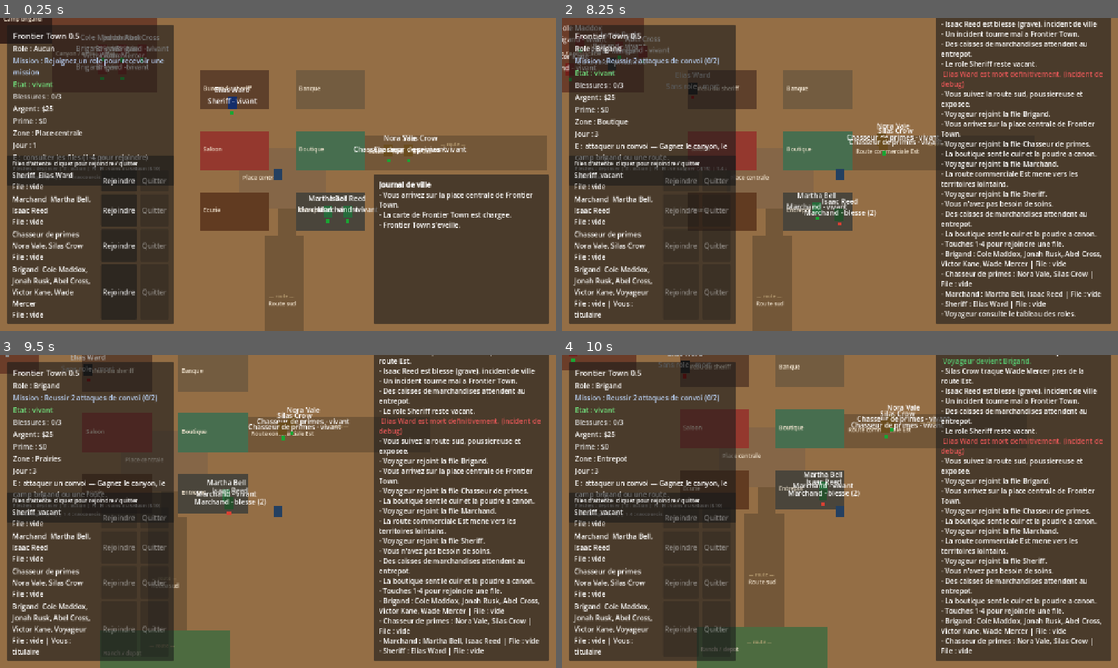
Above: before the commit, frames 1-4 (two rows, left to right).
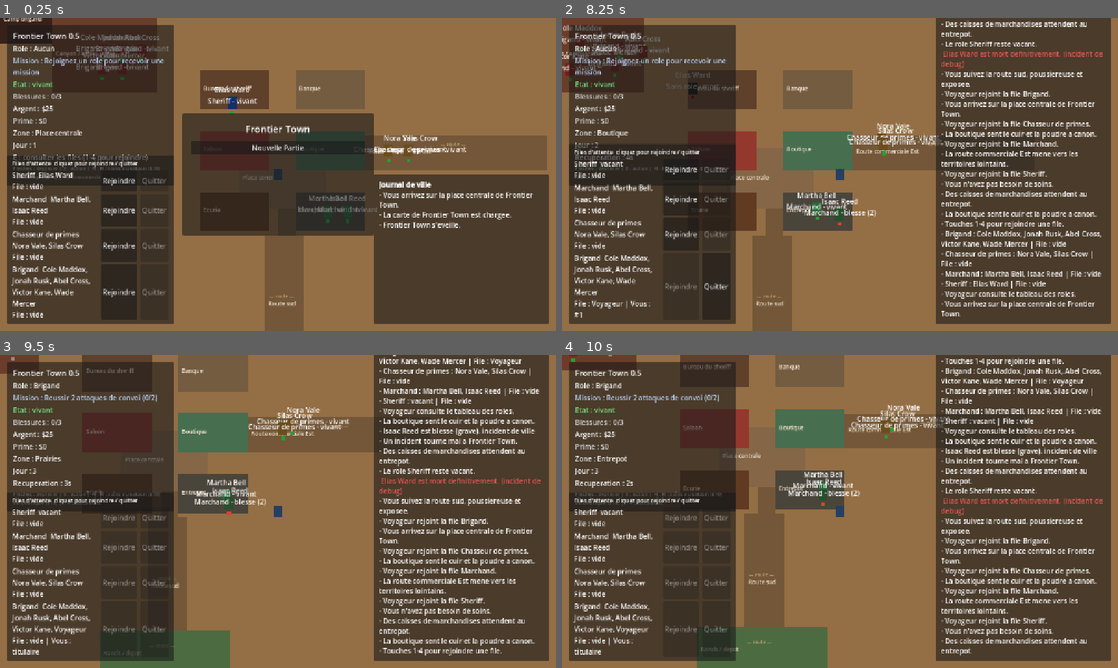
Above: after the commit, the same moments.

Repository: alexbasset8-source/western-project
Game: Godot game, scene res://scenes/Main.tscn
The game is run twice, just before and just after one commit, with the same random seed, the same clock (stepped at 60 frames per second) and the same inputs.
Inputs (mouse positions are in pixels of both pictures, inside the frame that each line leads up to):
- Up to frame 1 (0.25 s): no input
- Up to frame 2 (8.25 s): click (840, 146) at 0.5 s, where only the run after the commit has a clickable "Nouvelle Partie"; tap Enter at 1.25 s; hold Right (ui_right) 1.28-2.03 s; tap E at 1.35, 8.1 s; hold Down (ui_down) 2.03-2.78 s; tap R at 2.1 s; hold Right (ui_right) 2.78-3.53 s; tap H at 2.85 s; hold Up (ui_up) 3.53-4.28 s; tap 1 at 3.6 s; hold Left (ui_left) 4.28-5.78 s; tap 2 at 4.35 s; tap 3 at 5.1 s; hold Down (ui_down) 5.78-6.53 s; tap 4 at 5.85 s; hold Right (ui_right) 6.53-7.28 s; tap K at 6.6 s; hold Up (ui_up) 7.28-8.03 s; tap L at 7.35 s; hold Right (ui_right) from 8.03 s (still down)
- Up to frame 3 (9.5 s): release Right (ui_right) at 8.78 s; hold Down (ui_down) from 8.78 s (still down); tap R at 8.85 s
- Up to frame 4 (10 s): release Down (ui_down) at 9.53 s; hold Left (ui_left) from 9.53 s (still down); tap H at 9.6 s

The runs differ from the first frame. In frame 1, 13% of the frame differs, in the area x 32-68%, y 30-70%; in frame 2, 14%, in the area x 1-98%, y 0-96%; in frame 3, 9.6%; in frame 4, 9.7%.

Commit message:
BG-002: menu de selection de sauvegarde / BG-003: suppression des cadavres apres 2 jours

Diff:
--- a/scenes/Main.tscn
+++ b/scenes/Main.tscn
@@ -1,14 +1,14 @@
-[gd_scene load_steps=4 format=3 uid="uid://frontier_main"]
+[gd_scene format=3 uid="uid://s75qag8ejv1k"]
 
 [ext_resource type="PackedScene" path="res://scenes/World.tscn" id="1_world"]
 [ext_resource type="PackedScene" path="res://scenes/Player.tscn" id="2_player"]
 [ext_resource type="PackedScene" path="res://scenes/UI.tscn" id="3_ui"]
 
-[node name="Main" type="Node2D"]
+[node name="Main" type="Node2D" unique_id=1882078752]
 
-[node name="World" parent="." instance=ExtResource("1_world")]
+[node name="World" parent="." unique_id=1200586196 instance=ExtResource("1_world")]
 
-[node name="Player" parent="." instance=ExtResource("2_player")]
+[node name="Player" parent="." unique_id=248561106 instance=ExtResource("2_player")]
 position = Vector2(700, 660)
 
-[node name="UI" parent="." instance=ExtResource("3_ui")]
+[node name="UI" parent="." unique_id=1135603200 instance=ExtResource("3_ui")]
--- a/scenes/UI.tscn
+++ b/scenes/UI.tscn
@@ -186,3 +186,84 @@
 [node name="RespawnButton" type="Button" parent="Root/DeathPanel/DeathMargin/DeathVBox"]
 layout_mode = 2
 text = "Recommencer"
+
+[node name="StartPanel" type="PanelContainer" parent="Root"]
+visible = false
+layout_mode = 1
+anchors_preset = 8
+anchor_left = 0.5
+anchor_top = 0.5
+anchor_right = 0.5
+anchor_bottom = 0.5
+offset_left = -220.0
+offset_top = -140.0
+offset_right = 220.0
+offset_bottom = 140.0
+
+[node name="StartMargin" type="MarginContainer" parent="Root/StartPanel"]
+layout_mode = 2
+theme_override_constants/margin_left = 20
+theme_override_constants/margin_top = 20
+theme_override_constants/margin_right = 20
+theme_override_constants/margin_bottom = 20
+
+[node name="StartVBox" type="VBoxContainer" parent="Root/StartPanel/StartMargin"]
+layout_mode = 2
+theme_override_constants/separation = 12
+
+[node name="StartTitle" type="Label" parent="Root/StartPanel/StartMargin/StartVBox"]
+layout_mode = 2
+theme_override_font_sizes/font_size = 22
+text = "Frontier Town"
+horizontal_alignment = 1
+
+[node name="ContinueButton" type="Button" parent="Root/StartPanel/StartMargin/StartVBox"]
+layout_mode = 2
+text = "Continuer"
+
+[node name="NewGameButton" type="Button" parent="Root/StartPanel/StartMargin/StartVBox"]
+layout_mode = 2
+text = "Nouvelle Partie"
+
+[node name="ConfirmNewGamePanel" type="PanelContainer" parent="Root"]
+visible = false
+layout_mode = 1
+anchors_preset = 8
+anchor_left = 0.5
+anchor_top = 0.5
+anchor_right = 0.5
+anchor_bottom = 0.5
+offset_left = -220.0
+offset_top = -110.0
+offset_right = 220.0
+offset_bottom = 110.0
+
+[node name="ConfirmMargin" type="MarginContainer" parent="Root/ConfirmNewGamePanel"]
+layout_mode = 2
+theme_override_constants/margin_left = 20
+theme_override_constants/margin_top = 20
+theme_override_constants/margin_right = 20
+theme_override_constants/margin_bottom = 20
+
+[node name="ConfirmVBox" type="VBoxContainer" parent="Root/ConfirmNewGamePanel/ConfirmMargin"]
+layout_mode = 2
+theme_override_constants/separation = 12
+
+[node name="ConfirmLabel" type="Label" parent="Root/ConfirmNewGamePanel/ConfirmMargin/ConfirmVBox"]
+layout_mode = 2
+autowrap_mode = 3
+horizontal_alignment = 1
+text = "Cela ecrasera votre sauvegarde actuelle. Etes-vous sur ?"
+
+[node name="ConfirmButtonsRow" type="HBoxContainer" parent="Root/ConfirmNewGamePanel/ConfirmMargin/ConfirmVBox"]
+layout_mode = 2
+theme_override_constants/separation = 12
+alignment = 1
+
+[node name="CancelButton" type="Button" parent="Root/ConfirmNewGamePanel/ConfirmMargin/ConfirmVBox/ConfirmButtonsRow"]
+layout_mode = 2
+text = "Annuler"
+
+[node name="ConfirmButton" type="Button" parent="Root/ConfirmNewGamePanel/ConfirmMargin/ConfirmVBox/ConfirmButtonsRow"]
+layout_mode = 2
+text = "Confirmer"
--- a/scripts/GameState.gd
+++ b/scripts/GameState.gd
@@ -5,10 +5,20 @@
 signal state_changed
 signal player_died(death_record)
 signal player_respawned(character_name)
+signal new_game_started
+signal character_removed(character_name)
 
 var simulation_paused := false
 
+# Indique si la partie en cours provient d'une sauvegarde chargee au demarrage.
+# Utilise par l'ecran de selection de sauvegarde (BG-002).
+var loaded_from_save := false
+
 const PLAYER_SPAWN := Vector2(700, 660)
+
+# Un "jour" correspond a un tick de simulation (voir EventManager.advance_world_day).
+# Une entite morte disparait de la carte 2 jours apres sa mort (BG-003).
+const DAYS_BEFORE_CORPSE_REMOVAL := 2
 
 var characters = []
 var roles = {}
@@ -29,6 +39,7 @@
 	load_initial_data()
 	if SaveManager.has_save():
 		SaveManager.load_game()
+		loaded_from_save = true
 		add_event("Frontier Town reprend depuis la sauvegarde.")
 	else:
 		characters = _load_json_array("res://data/characters.json")
@@ -54,6 +65,29 @@
 	player_name = trimmed_name
 	characters.append(_build_player_template(player_name))
 	add_event("%s arrive a Frontier Town." % player_name, "player")
+	player_respawned.emit(player_name)
+	state_changed.emit()
+	SaveManager.save_game()
+
+## Efface la sauvegarde existante et demarre une toute nouvelle partie.
+## Appelee uniquement apres confirmation explicite du joueur (BG-002).
+func restart_new_game() -> void:
+	SaveManager.delete_save()
+	event_log = []
+	death_history = []
+	world_day = 1
+	town_morale = 50
+	crime_level = 30
+	economy_stability = 70
+	goods_price = 1.0
+	player_generation = 1
+	player_name = _default_player_name()
+	RoleManager.reset_queues()
+	characters = _load_json_array("res://data/characters.json")
+	ensure_player_character()
+	loaded_from_save = false
+	add_event("Une nouvelle partie commence a Frontier Town.")
+	new_game_started.emit()
 	player_respawned.emit(player_name)
 	state_changed.emit()
 	SaveManager.save_game()
@@ -91,7 +125,27 @@
 
 func advance_world_day() -> void:
 	world_day += 1
-	state_changed.emit()
+	_remove_expired_corpses()
+	state_changed.emit()
+
+## Supprime de la carte et de la memoire les entites mortes depuis
+## plus de DAYS_BEFORE_CORPSE_REMOVAL jours (BG-003).
+func _remove_expired_corpses() -> void:
+	var still_present := []
+	for character in characters:
+		if _is_expired_corpse(character):
+			character_removed.emit(character.get("name", ""))
+		else:
+			still_present.append(character)
+	characters = still_present
+
+func _is_expired_corpse(character: Dictionary) -> bool:
+	if character.get("state", "alive") != "dead":
+		return false
+	var death_day = int(character.get("time_of_death", -1))
+	if death_day < 0:
+		return false
+	return world_day - death_day >= DAYS_BEFORE_CORPSE_REMOVAL
 
 func get_player() -> Dictionary:
 	return find_character(player_name)
@@ -153,6 +207,7 @@
 	character["state"] = "dead"
 	character["wounds"] = InjuryManager.MAX_WOUNDS
 	character["prison_remaining"] = 0
+	character["time_of_death"] = world_day
 	var death_cause = cause if cause != "" else "mort subite"
 	add_event("%s est mort definitivement. (%s)" % [character_name, death_cause], "death")
 	RoleManager.release_role(character)
--- a/scripts/Player.gd
+++ b/scripts/Player.gd
@@ -16,6 +16,10 @@
 	ZoneManager.sync_player_zones(self)
 
 func _physics_process(_delta: float) -> void:
+	if GameState.simulation_paused:
+		velocity = Vector2.ZERO
+		move_and_slide()
+		return
 	var player = GameState.get_player()
 	if player.is_empty():
 		return
@@ -37,6 +41,8 @@
 	move_and_slide()
 
 func _unhandled_input(event: InputEvent) -> void:
+	if GameState.simulation_paused:
+		return
 	if not event is InputEventKey:
 		return
 	if not event.pressed or event.echo:
--- a/scripts/RoleManager.gd
+++ b/scripts/RoleManager.gd
@@ -64,6 +64,12 @@
 		queues[queue_role].erase(character_name)
 	_emit_queue_changed()
 
+## Vide toutes les files d'attente. Utilise au demarrage d'une nouvelle partie (BG-002).
+func reset_queues() -> void:
+	for role_id in queues.keys():
+		queues[role_id] = []
+	_emit_queue_changed()
+
 func has_vacancy(role_id):
 	var role = GameState.roles.get(role_id, {})
 	var slots = int(role.get("slots", 0))
--- a/scripts/UIController.gd
+++ b/scripts/UIController.gd
@@ -20,6 +20,12 @@
 @onready var death_history = $Root/DeathPanel/DeathMargin/DeathVBox/DeathHistory
 @onready var name_input = $Root/DeathPanel/DeathMargin/DeathVBox/NameInput
 @onready var respawn_button = $Root/DeathPanel/DeathMargin/DeathVBox/RespawnButton
+@onready var start_panel = $Root/StartPanel
+@onready var continue_button = $Root/StartPanel/StartMargin/StartVBox/ContinueButton
+@onready var new_game_button = $Root/StartPanel/StartMargin/StartVBox/NewGameButton
+@onready var confirm_new_game_panel = $Root/ConfirmNewGamePanel
+@onready var cancel_new_game_button = $Root/ConfirmNewGamePanel/ConfirmMargin/ConfirmVBox/ConfirmButtonsRow/CancelButton
+@onready var confirm_new_game_button = $Root/ConfirmNewGamePanel/ConfirmMargin/ConfirmVBox/ConfirmButtonsRow/ConfirmButton
 
 var queue_rows: Dictionary = {}
 
@@ -32,12 +38,17 @@
 	MissionManager.mission_updated.connect(func(_name): refresh())
 	respawn_button.pressed.connect(_on_respawn_pressed)
 	name_input.text_submitted.connect(func(_text): _on_respawn_pressed())
+	continue_button.pressed.connect(_on_continue_pressed)
+	new_game_button.pressed.connect(_on_new_game_pressed)
+	cancel_new_game_button.pressed.connect(_on_cancel_new_game_pressed)
+	confirm_new_game_button.pressed.connect(_on_confirm_new_game_pressed)
 	_build_queue_ui()
 	refresh()
 	call_deferred("_ensure_respawn_panel_state")
+	call_deferred("_show_start_panel")
 
 func _unhandled_input(event: InputEvent) -> void:
-	if death_panel.visible:
+	if death_panel.visible or start_panel.visible or confirm_new_game_panel.visible:
 		return
 	if not event is InputEventKey:
 		return
@@ -183,6 +194,35 @@
 
 func _on_respawn_pressed() -> void:
 	GameState.create_new_player(name_input.text)
+
+## Affiche l'ecran de selection au demarrage (BG-002).
+## Seule l'option "Nouvelle Partie" est visible si aucune sauvegarde n'existe.
+func _show_start_panel() -> void:
+	continue_button.visible = GameState.loaded_from_save
+	confirm_new_game_panel.visible = false
+	start_panel.visible = true
+	GameState.simulation_paused = true
+
+func _on_continue_pressed() -> void:
+	start_panel.visible = false
+	GameState.simulation_paused = false
+
+func _on_new_game_pressed() -> void:
+	if GameState.loaded_from_save:
+		confirm_new_game_panel.visible = true
+	else:
+		# Aucune sauvegarde a ecraser : la partie deja initialisee peut demarrer.
+		start_panel.visible = false
+		GameState.simulation_paused = false
+
+func _on_cancel_new_game_pressed() -> void:
+	confirm_new_game_panel.visible = false
+
+func _on_confirm_new_game_pressed() -> void:
+	confirm_new_game_panel.visible = false
+	start_panel.visible = false
+	GameState.restart_new_game()
+	GameState.simulation_paused = false
 
 func _ensure_respawn_panel_state() -> void:
 	var player = GameState.get_player()
--- a/scripts/World.gd
+++ b/scripts/World.gd
@@ -41,6 +41,23 @@
 	_build_map()
 	spawn_simulated_characters()
 	GameState.add_event("La carte de Frontier Town est chargee.")
+	GameState.new_game_started.connect(_on_new_game_started)
+	GameState.character_removed.connect(_on_character_removed)
+
+## Retire de la carte le nœud visuel d'une entite morte depuis trop longtemps (BG-003).
+func _on_character_removed(character_name: String) -> void:
+	for character_node in characters_root.get_children():
+		if "character_name" in character_node and character_node.character_name == character_name:
+			character_node.queue_free()
+			return
+
+## Retire les PNJ de l'ancienne partie et fait apparaitre ceux de la nouvelle (BG-002).
+func _on_new_game_started() -> void:
+	for character_node in characters_root.get_children():
+		character_node.queue_free()
+	for role_id in role_offsets.keys():
+		role_offsets[role_id] = 0
+	spawn_simulated_characters()
 
 func _build_map() -> void:
 	_create_ground()
--- a/tests/test_game_state_globals.gd
+++ b/tests/test_game_state_globals.gd
@@ -3,7 +3,8 @@
 
 func _ready() -> void:
 	# Attendre que GameState soit prêt
-	yield(get_tree().create_timer(0.1), "timeout")
+
+	await(get_tree().create_timer(0.1), "timeout")
 
 	print("=== Début des tests pour BG-001-P1 ===")
 
Not shown, added: tests/test_game_state_globals.gd.uid
Not shown, added: tests/test_town_actions_p2.gd.uid
Not shown, added: BG-002_BG-003_patch.diff
